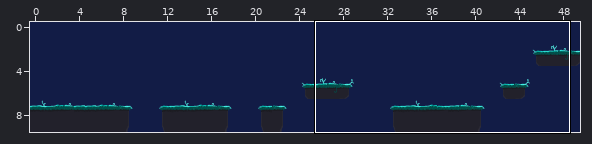
A Tiled map gets an edit: android/assets/map1.tmx. The picture above shows the old version from afar; the outline marks the close-up.
Close-up. Before the commit:
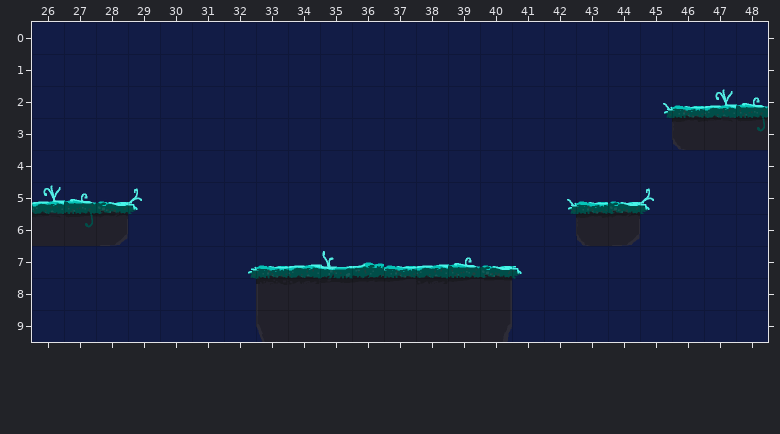
Cells are 64x64 px. Shown: x 26..48, y 0..9.
The result:
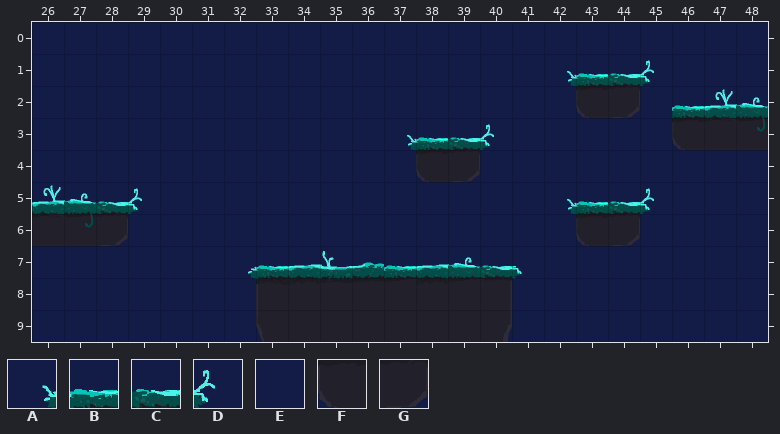
Key: from "ground_tileset1": A 0, B 1, C 4, D 5, E 8, F 9, G 12.
_ is an empty cell.
Diff:
Layer "Tile Layer 1":
Tile E gives way to tile A in row 1 at x 42; in row 3 at x 37.
Tile E gives way to tile B in row 1 at x 43; in row 3 at x 38.
Tile E gives way to tile C in row 1 at x 44; in row 3 at x 39.
Tile E gives way to tile D in row 1 at x 45; in row 3 at x 40.
Tile A gives way to tile E in row 2 at x 45.
Tile E gives way to tile F in row 2 at x 43; in row 4 at x 38.
Tile E gives way to tile G in row 2 at x 44; in row 4 at x 39.
